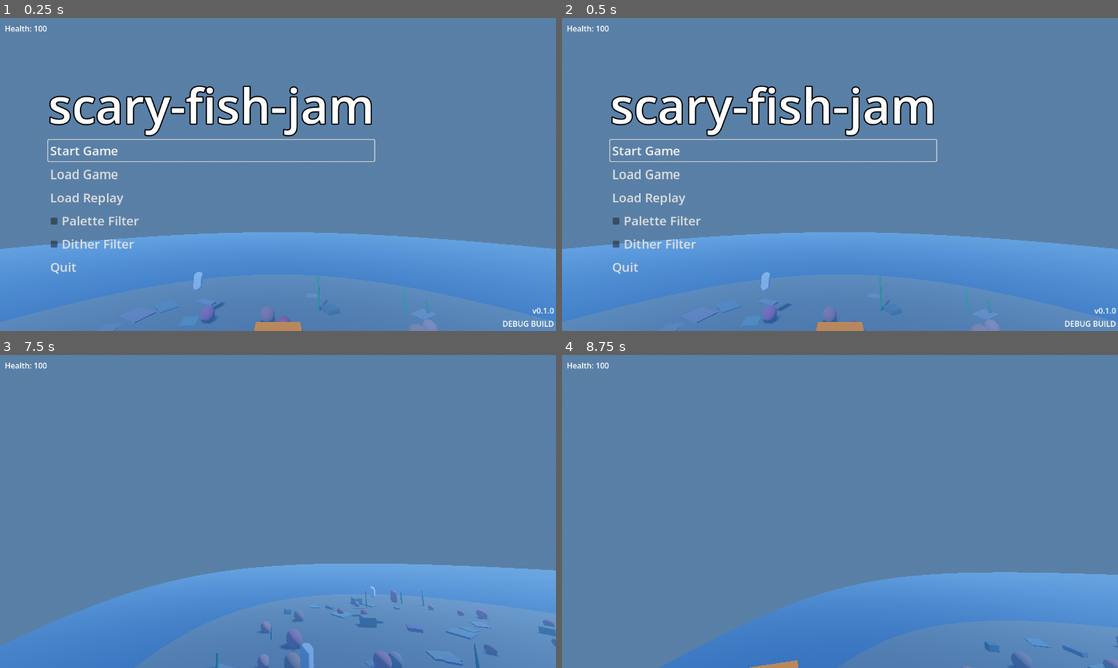
Above: before the commit, frames 1-4 (two rows, left to right).
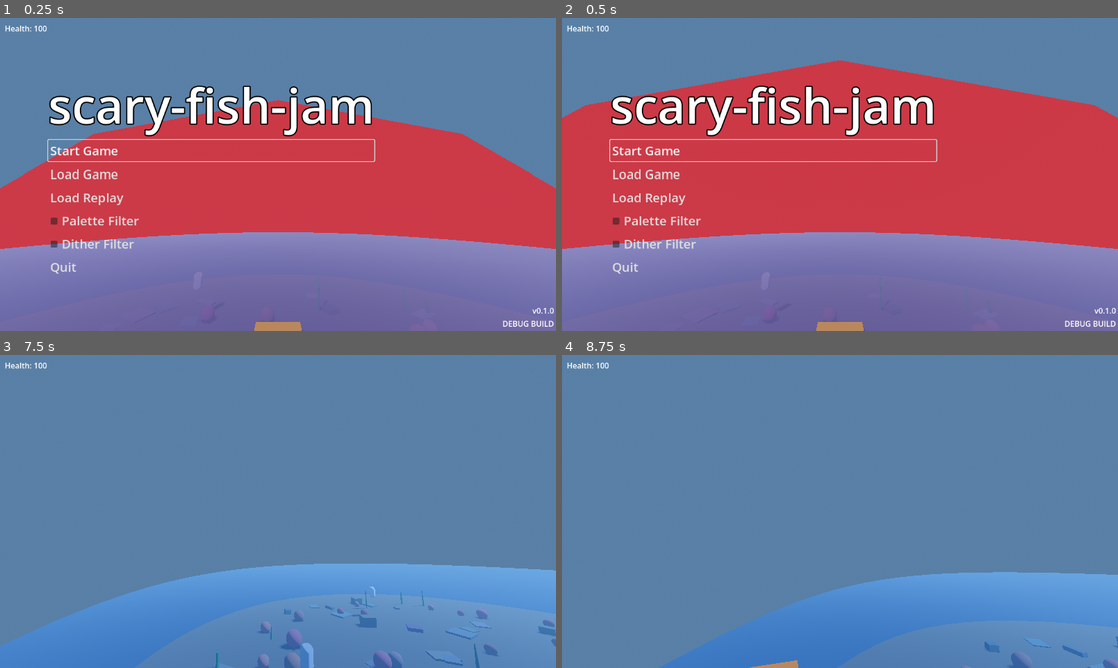
Above: after the commit, the same moments.

Repository: onebit-aidan-kris/scary-fish-jam
Game: Godot game, scene res://scenes/levels/fishing/fishing_level.tscn
The game is run twice, just before and just after one commit, with the same random seed, the same clock (stepped at 60 frames per second) and the same inputs. This scene is started directly instead of the project's main scene.
Inputs (mouse positions are in pixels of both pictures, inside the frame that each line leads up to):
- Up to frame 1 (0.25 s): no input
- Up to frame 2 (0.5 s): no input
- Up to frame 3 (7.5 s): click "Start Game" at 0.5 s; move the mouse to (305, 511) at 1.27 s; hold Ctrl (crouch) 1.28-2.03 s; hold W (move_forward) 1.28-6.53 s; tap Space (jump) at 1.52, 2.27, 3.77, 4.52, 5.27, 6.5, 6.77 s; move the mouse to (250, 511) at 2.02 s; tap E (interact) at 2.1, 4.35, 6.6 s; move the mouse to (289, 505) at 2.77 s; hold Shift (sprint) 2.78-3.53 s; move the mouse to (272, 517) at 3.52 s; tap Ctrl (crouch) at 3.6 s; move the mouse to (316, 514) at 4.27 s; move the mouse to (233, 508) at 5.02 s; tap Shift (sprint) at 5.1 s; tap Enter at 5.75 s; move the mouse to (283, 511) at 5.77 s; hold Ctrl (crouch) 5.78-6.53 s; move the mouse to (255, 505) at 6.52 s; hold D (move_right) 6.53-7.28 s; move the mouse to (305, 511) at 7.27 s; hold W (move_forward) from 7.28 s (still down); hold Shift (sprint) from 7.28 s (still down)
- Up to frame 4 (8.75 s): keep holding W (move_forward); tap Space (jump) at 7.52, 8.27 s; move the mouse to (812, 511) at 8.02 s; release Shift (sprint) at 8.03 s; tap Ctrl (crouch) at 8.1 s

The runs differ from the first frame. In frame 1, 61% of the frame differs, in the area x 0-100%, y 26-100%; in frame 2, 74%, in the area x 0-100%, y 13-100%; in frame 3, less than 0.1%; in frame 4, nothing differs.

Commit message:
Added a debug mesh thing

Diff:
--- a/project/scenes/levels/fishing/fish.gd
+++ b/project/scenes/levels/fishing/fish.gd
@@ -25,8 +25,8 @@
 	patrol_behavior.nav_agent = nav_agent
 	patrol_behavior.set_patrol_nodes(path_node)
 
-	attackable = util.load_export_var_or_sibling(self , &"Attackable", attackable, false) as Node
-	player_detectable = util.load_export_var_or_sibling(self , &"PlayerDetectable", player_detectable, false) as Node
+	attackable = util.load_export_or_related_node(self , &"Attackable", attackable, false) as Node
+	player_detectable = util.load_export_or_related_node(self , &"PlayerDetectable", player_detectable, false) as Node
 
 
 func _physics_process(_delta: float) -> void:
@@ -48,6 +48,7 @@
 
 
 func _process(_delta: float) -> void:
+	# If the sonar is active, highlight the fish in the lake
 	if highlight_circle and (highlight_circle.mesh as SphereMesh).radius > 0:
 		(highlight_circle.mesh as SphereMesh).radius -= 0.003
 	elif highlight_circle:
@@ -55,6 +56,7 @@
 		highlight_circle = null
 
 func on_player_detected(player: Node3D) -> void:
+	print("player detected!!")
 	state = State.FOLLOWING
 	target_player = player
 
--- a/project/scenes/levels/fishing/fishing_level.tscn
+++ b/project/scenes/levels/fishing/fishing_level.tscn
@@ -11,6 +11,7 @@
 [ext_resource type="AudioStream" uid="uid://bstgfyfprod26" path="res://assets/sounds/wind_standard.mp3" id="9_asivi"]
 [ext_resource type="Script" uid="uid://qh6mkd6mxe0t" path="res://scenes/levels/fishing/vision_cone.gd" id="11_vcone"]
 [ext_resource type="Script" uid="uid://comou8l10poef" path="res://scripts/components/fish/attackable.gd" id="12_attack"]
+[ext_resource type="Script" uid="uid://bba01x3j11oyw" path="res://scripts/components/fish/player_detectable.gd" id="12_hdgy8"]
 [ext_resource type="PackedScene" path="res://scenes/levels/fishing/hud.tscn" id="13_hud"]
 
 [sub_resource type="ProceduralSkyMaterial" id="ProceduralSkyMaterial_fish"]
@@ -182,6 +183,8 @@
 transform = Transform3D(1, 0, 0, 0, 1, 0, 0, 0, 1, -10, -4, -20)
 script = ExtResource("6_1ewjx")
 patrol_path = NodePath("../PatrolPath1")
+swim_speed = null
+chase_speed = null
 
 [node name="NavigationAgent3D" type="NavigationAgent3D" parent="Fish1" unique_id=329993256]
 
@@ -199,6 +202,8 @@
 transform = Transform3D(1, 0, 0, 0, 1, 0, 0, 0, 1, 15, -4, 5)
 script = ExtResource("6_1ewjx")
 patrol_path = NodePath("../PatrolPath2")
+swim_speed = null
+chase_speed = null
 
 [node name="NavigationAgent3D" type="NavigationAgent3D" parent="Fish2" unique_id=510881228]
 
@@ -216,6 +221,8 @@
 transform = Transform3D(1, 0, 0, 0, 1, 0, 0, 0, 1, -20, -4, 5)
 script = ExtResource("6_1ewjx")
 patrol_path = NodePath("../PatrolPath3")
+swim_speed = null
+chase_speed = null
 
 [node name="NavigationAgent3D" type="NavigationAgent3D" parent="Fish3" unique_id=1179597226]
 
@@ -253,6 +260,8 @@
 transform = Transform3D(1, 0, 0, 0, 1, 0, 0, 0, 1, 0, -4, -10)
 script = ExtResource("6_1ewjx")
 patrol_path = NodePath("../DangerPatrolPath")
+swim_speed = null
+chase_speed = null
 
 [node name="NavigationAgent3D" type="NavigationAgent3D" parent="Dangerfish" unique_id=1823798467]
 
@@ -277,4 +286,7 @@
 [node name="CollisionShape3D" type="CollisionShape3D" parent="Dangerfish/Attackable/Hitbox" unique_id=1652857943]
 shape = SubResource("DangerHitboxShape")
 
+[node name="PlayerDetectable" type="Node" parent="Dangerfish" unique_id=488956632]
+script = ExtResource("12_hdgy8")
+
 [node name="HUD" parent="." unique_id=381760315 instance=ExtResource("13_hud")]
--- a/project/scenes/levels/fishing/vision_cone.gd
+++ b/project/scenes/levels/fishing/vision_cone.gd
@@ -6,7 +6,56 @@
 @export var detection_radius := 15.0
 @export var cone_half_angle_deg := 45.0
 
+const DEBUG_SEGMENTS := 16
+
 var _tracked_boat: Node3D = null
+var _debug_mesh: MeshInstance3D
+var _mat_idle: StandardMaterial3D
+var _mat_alert: StandardMaterial3D
+
+
+func _ready() -> void:
+	_mat_idle = StandardMaterial3D.new()
+	_mat_idle.transparency = BaseMaterial3D.TRANSPARENCY_ALPHA
+	_mat_idle.albedo_color = Color(0.2, 0.8, 0.2, 0.25)
+	_mat_idle.shading_mode = BaseMaterial3D.SHADING_MODE_UNSHADED
+	_mat_idle.cull_mode = BaseMaterial3D.CULL_DISABLED
+
+	_mat_alert = StandardMaterial3D.new()
+	_mat_alert.transparency = BaseMaterial3D.TRANSPARENCY_ALPHA
+	_mat_alert.albedo_color = Color(1.0, 0.1, 0.1, 0.45)
+	_mat_alert.shading_mode = BaseMaterial3D.SHADING_MODE_UNSHADED
+	_mat_alert.cull_mode = BaseMaterial3D.CULL_DISABLED
+
+	_debug_mesh = MeshInstance3D.new()
+	_debug_mesh.mesh = _build_cone_mesh()
+	_debug_mesh.set_surface_override_material(0, _mat_idle)
+	add_child(_debug_mesh)
+
+
+func _build_cone_mesh() -> ArrayMesh:
+	var half_angle_rad := deg_to_rad(cone_half_angle_deg)
+	var base_radius := detection_radius * sin(half_angle_rad)
+	var length := detection_radius * cos(half_angle_rad)
+
+	var tip := Vector3.ZERO
+	var raw: Array[Vector3] = []
+
+	for i in DEBUG_SEGMENTS:
+		var a0 := TAU * i / DEBUG_SEGMENTS
+		var a1 := TAU * (i + 1) / DEBUG_SEGMENTS
+		var b0 := Vector3(sin(a0) * base_radius, cos(a0) * base_radius, -length)
+		var b1 := Vector3(sin(a1) * base_radius, cos(a1) * base_radius, -length)
+		raw.append_array([tip, b0, b1, Vector3.ZERO, b1, b0])
+
+	var vertices := PackedVector3Array(raw)
+
+	var arr := Array()
+	var _resized := arr.resize(Mesh.ARRAY_MAX)
+	arr[Mesh.ARRAY_VERTEX] = vertices
+	var mesh := ArrayMesh.new()
+	mesh.add_surface_from_arrays(Mesh.PRIMITIVE_TRIANGLES, arr)
+	return mesh
 
 
 func _physics_process(_delta: float) -> void:
@@ -22,6 +71,7 @@
 		if _tracked_boat:
 			_tracked_boat = null
 			boat_lost.emit(boat)
+			_debug_mesh.set_surface_override_material(0, _mat_idle)
 		return
 
 	var forward := -fish.global_transform.basis.z
@@ -31,7 +81,9 @@
 		if not _tracked_boat:
 			_tracked_boat = boat
 			boat_detected.emit(boat)
+			_debug_mesh.set_surface_override_material(0, _mat_alert)
 	else:
 		if _tracked_boat:
 			_tracked_boat = null
 			boat_lost.emit(boat)
+			_debug_mesh.set_surface_override_material(0, _mat_idle)
--- a/project/scripts/components/fish/attackable.gd
+++ b/project/scripts/components/fish/attackable.gd
@@ -27,7 +27,7 @@
 
 func _ready() -> void:
 	# Load hitbox
-	hitbox = util.load_export_var_or_sibling(self , &"Hitbox", hitbox) as Area3D
+	hitbox = util.load_export_or_related_node(self , &"Hitbox", hitbox) as Area3D
 	if hitbox:
 		var _err1 := hitbox.body_entered.connect(_on_hitbox_body_entered)
 		var _err2 := hitbox.body_exited.connect(_on_hitbox_body_exited)
--- a/project/scripts/components/fish/player_detectable.gd
+++ b/project/scripts/components/fish/player_detectable.gd
@@ -20,12 +20,12 @@
 
 enum State {NOT_DETECTED, DETECTED}
 
-var state : State = State.NOT_DETECTED
+var state: State = State.NOT_DETECTED
 var tracked_player: Node3D = null
 
 
 func _ready() -> void:
-	vision_cone = util.load_export_var_or_sibling(self , &"VisionCone", vision_cone)
+	vision_cone = util.load_export_or_related_node(self , &"VisionCone", vision_cone)
 	if vision_cone:
 		_connect_vision_cone_signals()
 	else:
@@ -54,7 +54,7 @@
 		return
 	state = State.DETECTED
 	tracked_player = player
-	player_detected.emit(player)
+	#player_detected.emit(player)
 	var parent := get_parent()
 	if parent.has_method("on_player_detected"):
 		parent.on_player_detected(player)
@@ -65,7 +65,7 @@
 		return
 	state = State.NOT_DETECTED
 	tracked_player = null
-	player_lost.emit(player)
+	#player_lost.emit(player)
 	var parent := get_parent()
 	if parent.has_method("on_player_lost"):
 		parent.on_player_lost(player)
--- a/project/scripts/util/util.gd
+++ b/project/scripts/util/util.gd
@@ -158,10 +158,11 @@
 
 ## Resolves a node reference with fallback search order:
 ## 1. If `current_value` is already set (non-null), returns it as-is
-## 2. Searches for a child of `node` matching `fallback_name`
-## 3. Searches for a sibling of `node` matching `fallback_name`
+## 2. Searches children of `node` matching `fallback_name`
+## 3. Searches siblings of `node` (children of parent) matching `fallback_name`
+## 4. Searches children of siblings (grandchildren of parent) matching `fallback_name`
 ## Returns null and logs an error if not found anywhere.
-static func load_export_var_or_sibling(
+static func load_export_or_related_node(
 	node: Node,
 	fallback_name: StringName,
 	current_value: Node = null,
@@ -169,11 +170,20 @@
 ) -> Node:
 	if current_value:
 		return current_value
-	var result := node.get_node_or_null(NodePath(fallback_name))
-	if not result:
-		result = node.get_parent().get_node_or_null(NodePath(fallback_name))
-	if not result:
-		if show_error:
-			push_error("util: load_export_var_or_sibling: " + fallback_name + " not found in " + node.name)
-		return null
-	return result
+	var result: Node = node.get_node_or_null(NodePath(fallback_name))
+	if result:
+		return result
+	var parent := node.get_parent()
+	if parent:
+		result = parent.get_node_or_null(NodePath(fallback_name))
+		if result:
+			return result
+		for sibling: Node in parent.get_children():
+			if sibling == node:
+				continue
+			result = sibling.get_node_or_null(NodePath(fallback_name))
+			if result:
+				return result
+	if show_error:
+		push_error("util: load_export_or_related_node: '%s' not found relative to '%s'" % [fallback_name, node.name])
+	return null
